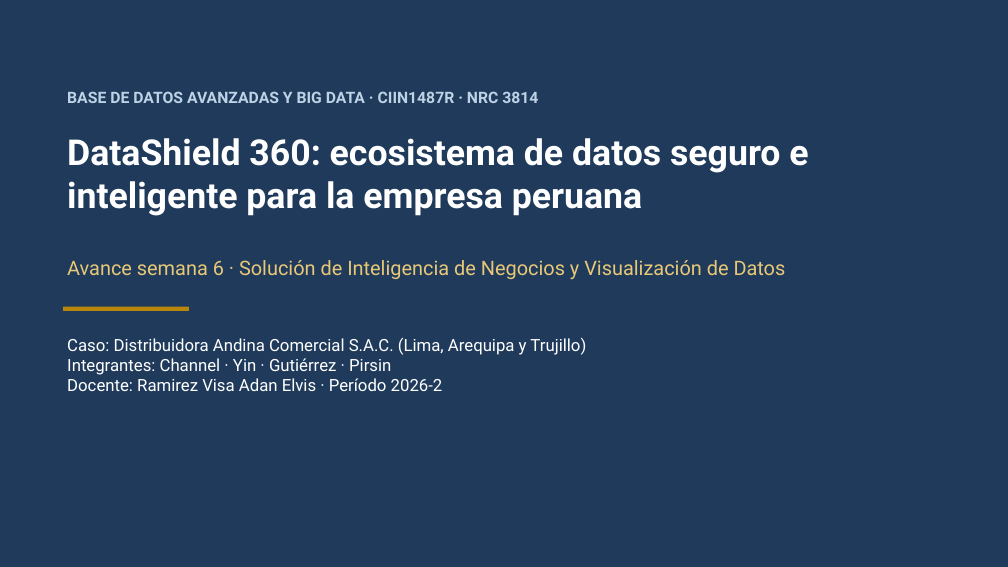
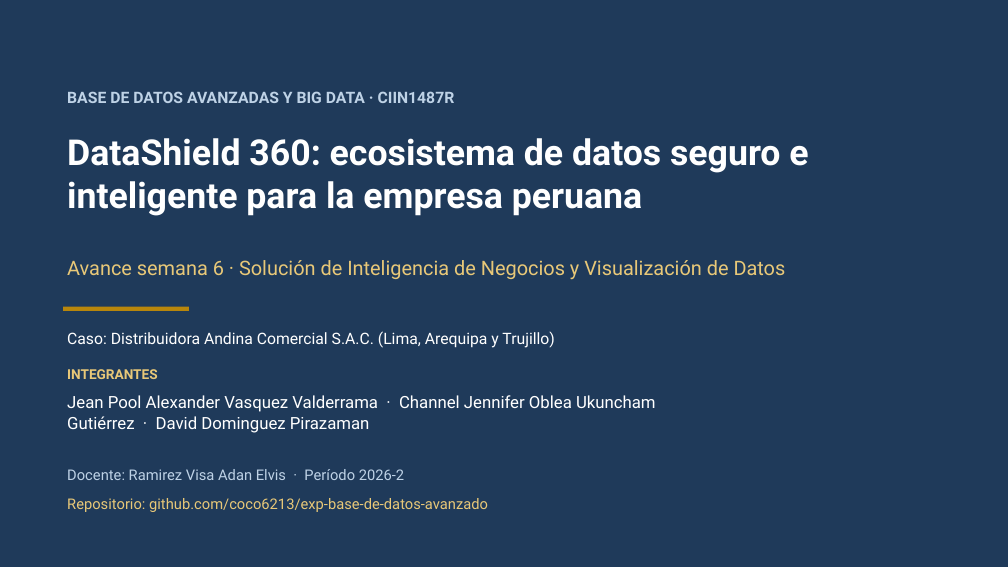
Before and after one commit to coco6213/exp-base-de-datos-avanzado, a slide deck: slide 1 of informe/AVANCE-EXP-DEDATOSAVANZADO.pptx. Drawn at 1008x567 pixels with LibreOffice and Linux fonts; fonts in the diff are those of the drawing. Boxes give left, top, right and bottom in pixels: in the first picture for what was removed or moved away, otherwise in the second. Text is boxed around its words. In the diff, an @@ line names an element or a change of style, - is before the commit and + after.

```diff
--- a/informe/AVANCE-EXP-DEDATOSAVANZADO.pptx
+++ b/informe/AVANCE-EXP-DEDATOSAVANZADO.pptx
@@ text at <box>67,91,455,103</box>: text changed @@
-BASE DE DATOS AVANZADAS Y BIG DATA · CIIN1487R · NRC 3814
+BASE DE DATOS AVANZADAS Y BIG DATA · CIIN1487R
@@ text "Caso: Distribuidora Andina Comercial S.A.C. ..." at <box>67,331,554,348</box>: size 16 to 15 pt @@
@@ text at <box>67,358,443,391</box>: paragraphs removed @@
-Integrantes: Channel · Yin · Gutiérrez · Pirsin
-Docente: Ramirez Visa Adan Elvis · Período 2026-2
@@ text added at <box>67,369,158,379</box>, 13 pt, text #E8C878, bold @@
+INTEGRANTES
@@ text added at <box>67,395,656,433</box>, 16 pt, text #FFFFFF @@
+Jean Pool Alexander Vasquez Valderrama · Channel Jennifer Oblea Ukuncham
+Gutiérrez · David Dominguez Pirazaman
@@ text added at <box>67,469,404,480</box>, 14 pt, text #BED2E6 @@
+Docente: Ramirez Visa Adan Elvis · Período 2026-2
@@ text added at <box>67,498,488,512</box>, 14 pt, text #E8C878 @@
+Repositorio: github.com/coco6213/exp-base-de-datos-avanzado
```
Also in this commit, not shown: 14 other slides changed, 10 other files.
